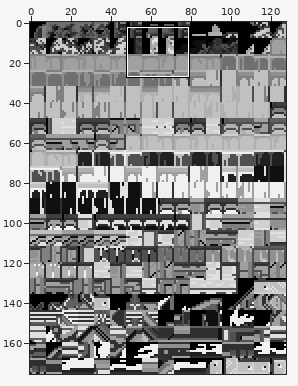
Sprite sheet, stored at data/tilesets/secondary/neobay/tiles.png. Above, an overview of the earlier version with the close-up marked.
Close-up. Earlier state:
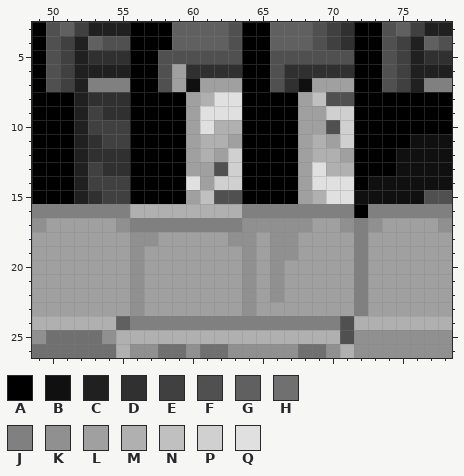
The file is 128x176 pixels. Shown: x 49..78, y 3..26.
Palette (. is transparent): A #000000  B #101010  C #202020  D #303030  E #404040  F #505050  G #606060  H #707070  J #808080  K #909090  L #a0a0a0  M #b0b0b0  N #c0c0c0  P #d0d0d0  Q #e0e0e0
Pixels before, first column x 49:
 3 AFGECCCAAAGGGGFAAGGGFEDAAFGECC
 4 AFECGFFAAAGGGGFAAGGGFEDAAFECGF
 5 AFECDDDAAFFFFFFAAFFFFFFAAFECDD
 6 AFECCCCAAFLDDDDAAFDDDDDAAFECCC
 7 AFECJJJAAFLBLLLAAFDBLLLAAFECJJ
 8 AAACDDDAAAALMQQAAAALNFFAAAAAAA
 9 AAACEDDAAAALQQQAAAALLPPAAAAAAA
10 AAACEEEAAAALQMMAAAALLFPAAAAAAA
11 AAACDEEAAAALMMLAAAALMLPAAAABBB
12 AAACDDDAAAALMLPAAAALMMLAAABBBB
13 AAACEDDAAAALLFPAAAALQMMAAABBBB
14 AAACEEEAAAAQLPPAAAALQQQABBBBBB
15 AAACDEEAAAALNFFAAAALMQQBBBBBFF
16 JJJJJJJMMMMMMMMJJJJJJJJAJJJJJJ
17 KLLLLLKJJJJJJJJKKKKKLLKJKLLLLK
18 LLLLLLLKKLLLLLKKLKKLLLLJLLLLLL
19 LLLLLLLKLLLLLLLKLKKLLLLJLLLLLL
20 LLLLLLLKLLLLLLLKLKLLLLLJLLLLLL
21 LLLLLLLKLLLLLLLKLKLLLLLJLLLLLL
22 LLLLLLLKLLLLLLLKLKLLLLLJLLLLLL
23 LLLLLLLKLLLLLLLKLLLLLLLJLLLLLL
24 MMMMMMGJJJJJJJJJJJJJJJFMMMMMMM
25 KHHHHKMMMMMMMMMMMMMMMMFKKKKKKK
26 HHHHHHMKKHHKHHKKKKKHHKMKKKKKKK
Now the later version:
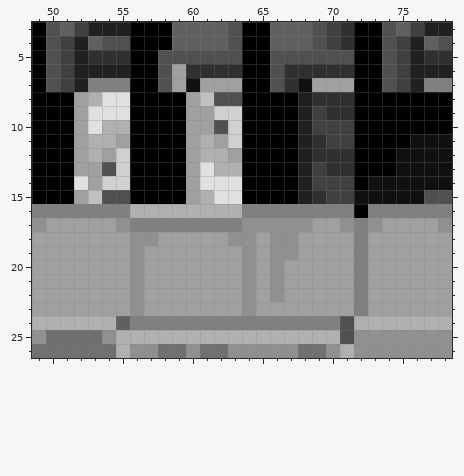
Changes in this commit:
y 8: x 52..55 CDDD -> LMQQ; x 61..63 MQQ -> NFF; x 68..71 LNFF -> CDDD
y 9: x 52..55 CEDD -> LQQQ; x 61..63 QQQ -> LPP; x 68..71 LLPP -> CEDD
y 10: x 52..55 CEEE -> LQMM; x 61..63 QMM -> LFP; x 68..71 LLFP -> CEEE
y 11: x 52..55 CDEE -> LMML; x 62..63 ML -> LP; x 68..71 LMLP -> CDEE
y 12: x 52..55 CDDD -> LMLP; x 62..63 LP -> ML; x 68..71 LMML -> CDDD
y 13: x 52..55 CEDD -> LLFP; x 61..63 LFP -> QMM; x 68..71 LQMM -> CEDD
y 14: x 52..55 CEEE -> QLPP; x 60..63 QLPP -> LQQQ; x 68..71 LQQQ -> CEEE
y 15: x 52..55 CDEE -> LNFF; x 61..63 NFF -> MQQ; x 68..71 LMQQ -> CDEE
Boxes around the changes in both close-ups, in picture pixels (x1, y1, x2, y2):
changed: (74, 92, 242, 204)
changed: (298, 92, 354, 204)
